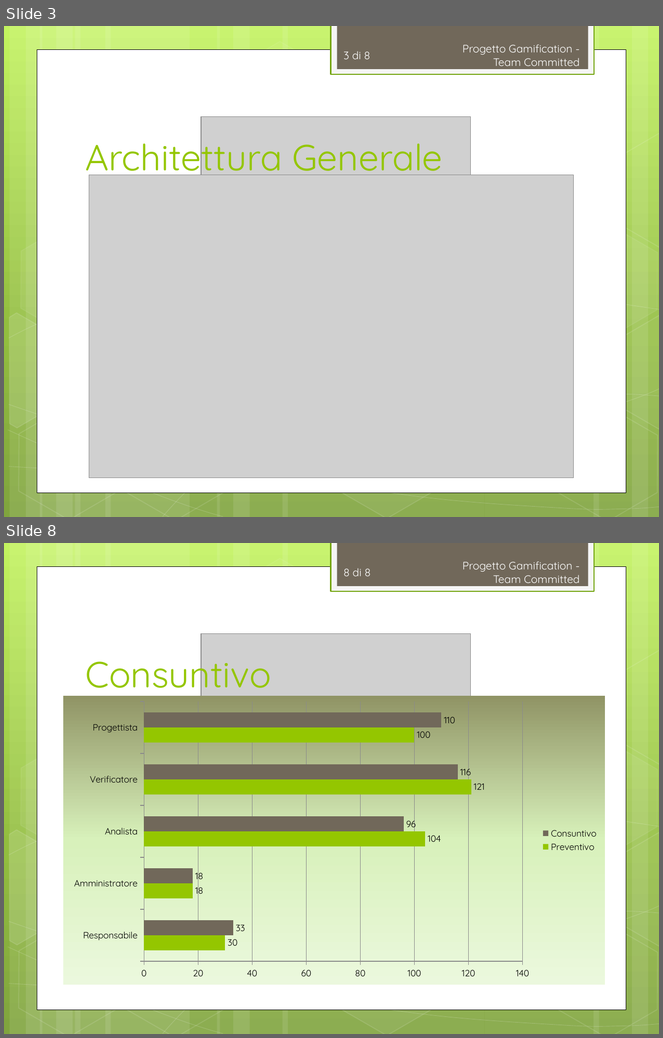
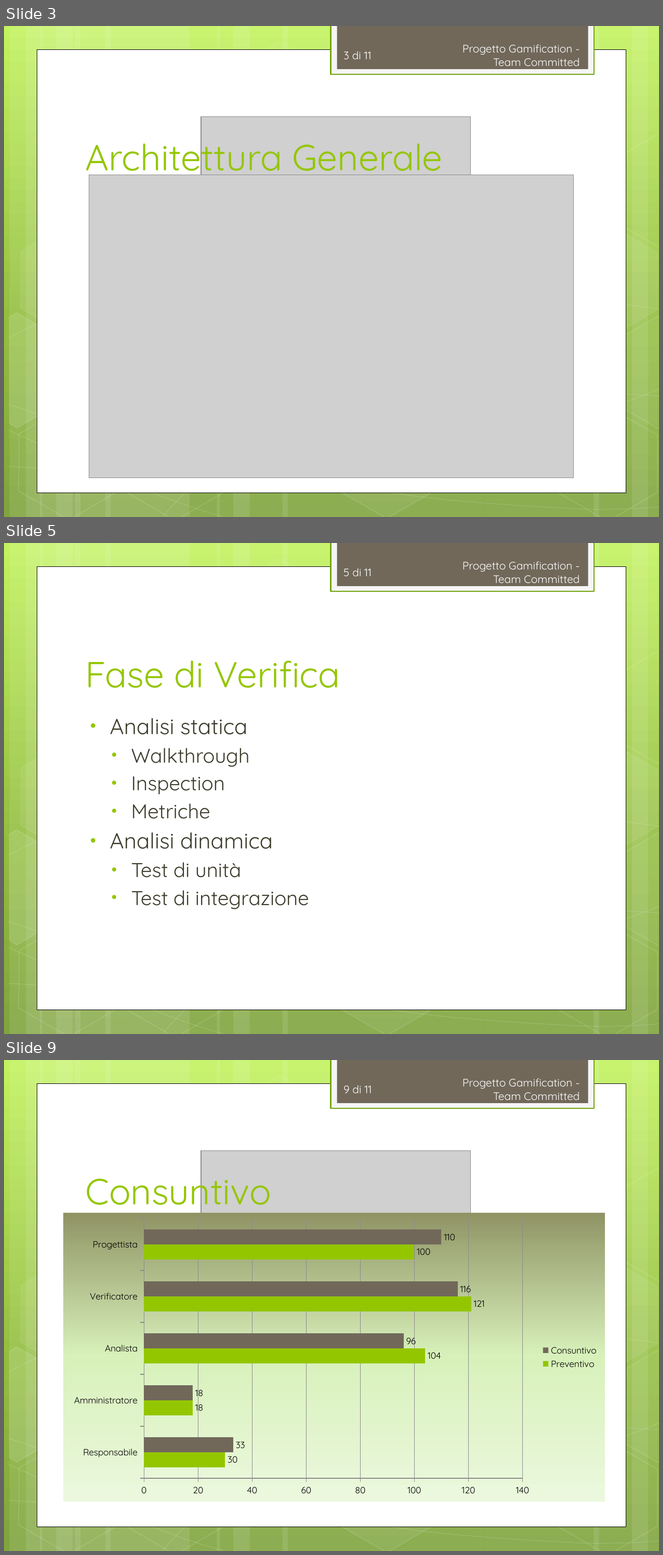
Before and after one commit to TeamCommitted/Team-Committed---Documenti, a slide deck: RQ/Esterni/Presentazione/RQ-Presentazione.pptx. Shown one above the other, each under a label of ours: slides 3 and 8 before the commit, slides 3, 5 and 9 after it; the slides between them are not shown. The pictures are 663x1038 and 663x1555 pixels, drawn with LibreOffice and Linux fonts; fonts in the diff are those of the drawing; grey boxes stand for pictures. Boxes give left, top, right and bottom in pixels: in the first picture for what was removed or moved away, otherwise in the second. Text is boxed around its words. In the diff, an @@ line names an element or a change of style, - is before the commit and + after.

```diff
--- a/RQ/Esterni/Presentazione/RQ-Presentazione.pptx
+++ b/RQ/Esterni/Presentazione/RQ-Presentazione.pptx
@@ slide 5 added at [4, 543, 659, 1034], background gradient #C3F35F to #93BF3F to #81A53E; not listed: 31 template elements that a slide beside it also shows @@
@@ page number added at [344, 568, 372, 576], 12 pt, text #FEFEFE @@
+5 di 11
@@ text added at [463, 561, 580, 583], 12 pt, text #FEFEFE @@
+Progetto Gamification - Team Committed
@@ title added at [85, 661, 340, 688], 40 pt, text #94C600 @@
+Fase di Verifica
@@ text added at [110, 718, 309, 910], 22 pt, text #3E3D2D @@
+• Analisi statica
+  • Walkthrough
+  • Inspection
+  • Metriche
+• Analisi dinamica
+  • Test di unità
+  • Test di integrazione
@@ page number at [344, 51, 372, 59]: text changed @@
-3 di 8
+3 di 11
@@ what was slide 8 is now slide 9 @@
@@ page number at [344, 1085, 372, 1093]: text changed @@
-8 di 8
+9 di 11
```
Also in this commit, not shown: 3 slides changed, 1 other slide added, 1 slide removed, 2 other files.
